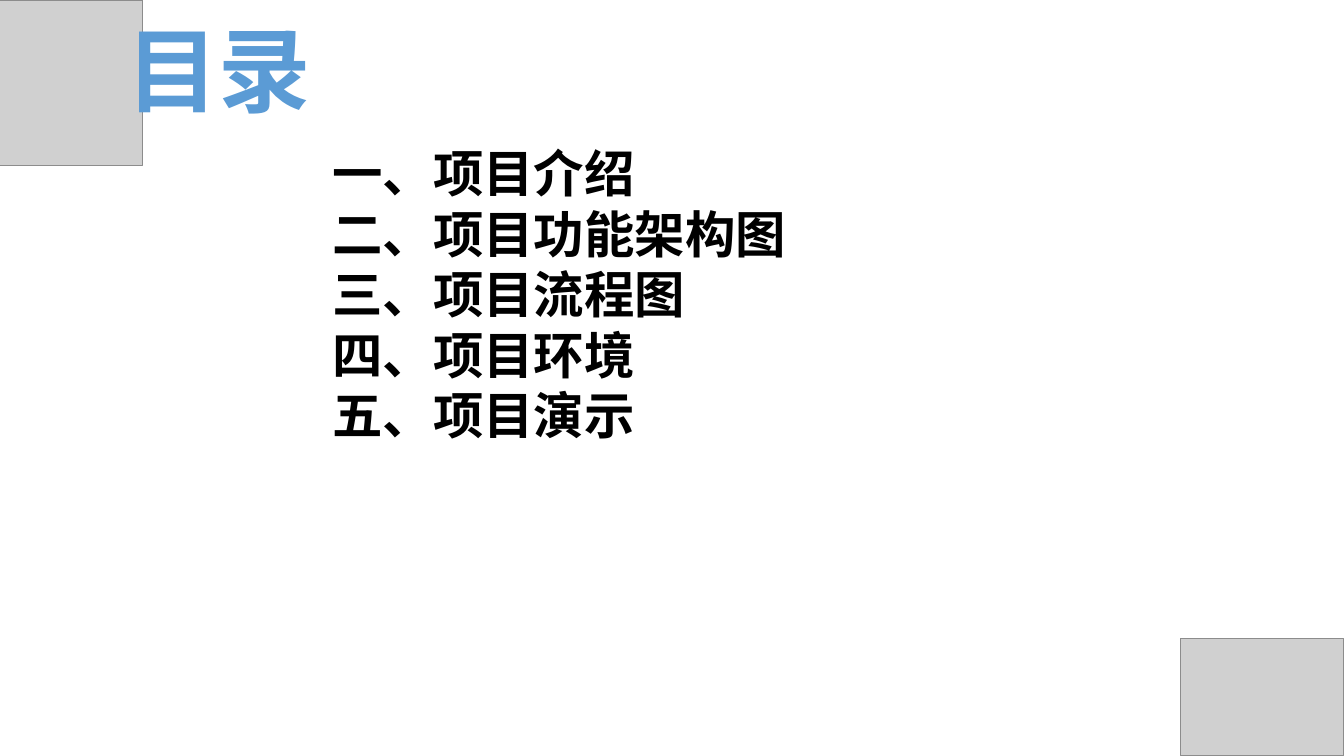
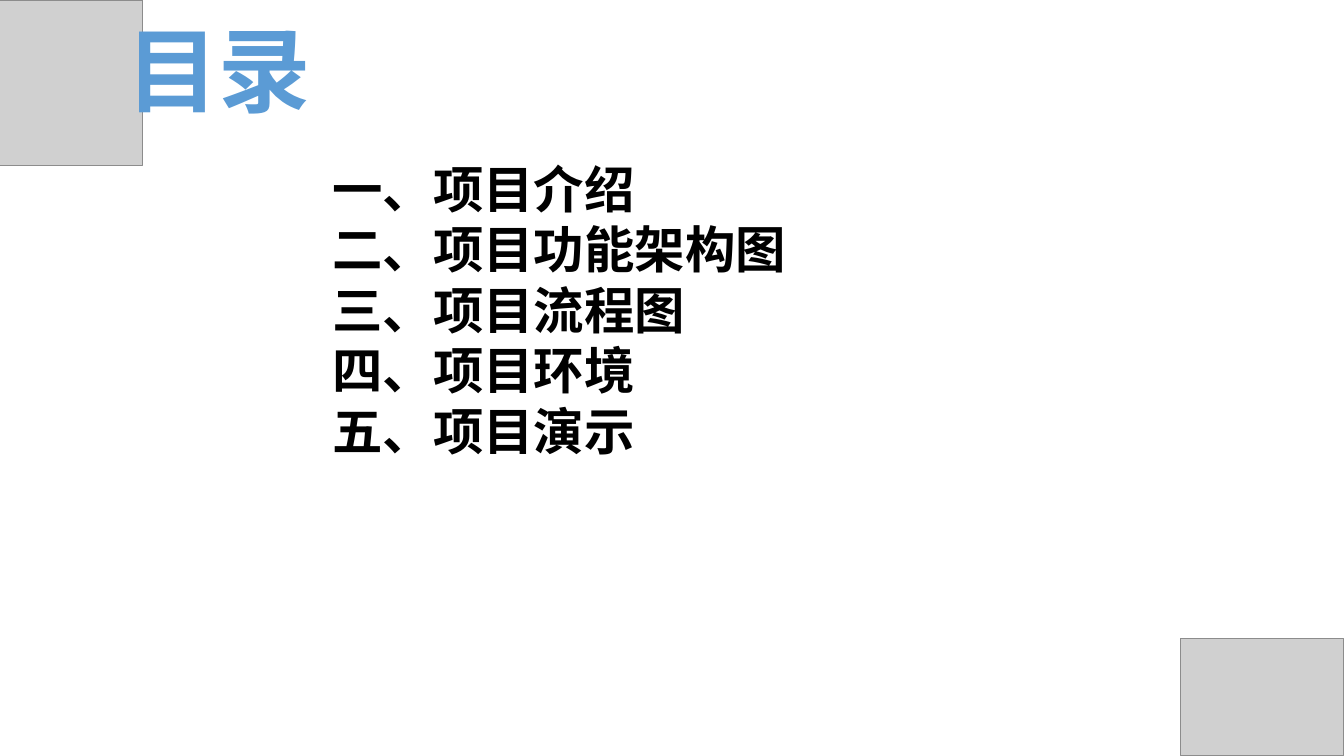
Before and after one commit to hunter95671/DataWarehouse, a slide deck: slide 2 of 电商离线数据仓库介绍及演示PPT.pptx. Drawn at 1344x756 pixels with LibreOffice and Linux fonts; fonts in the diff are those of the drawing; grey boxes stand for pictures. Boxes give left, top, right and bottom in pixels: in the first picture for what was removed or moved away, otherwise in the second. Text is boxed around its words. In the diff, an @@ line names an element or a change of style, - is before the commit and + after.

Commit message:
update

```diff
--- a/电商离线数据仓库介绍及演示PPT.pptx
+++ b/电商离线数据仓库介绍及演示PPT.pptx
@@ text "一、项目介绍": place and size @@
-text "一、项目介绍" at [332, 149, 786, 439]
+text "一、项目介绍" at [332, 165, 786, 455]
```
